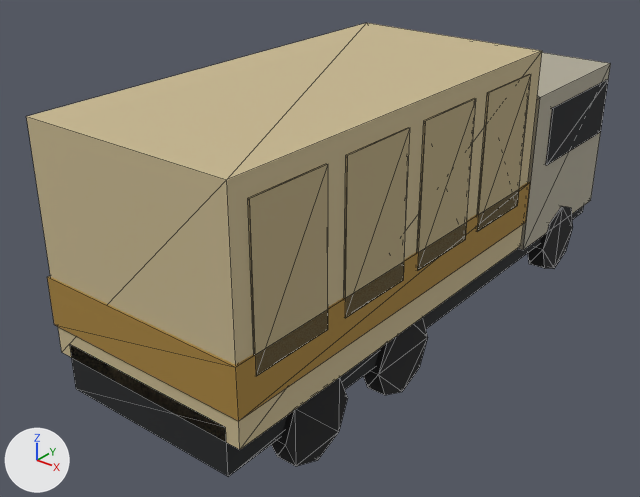
An edit to the glTF model project/models/car-bread.glb, drawn before and after from the same camera.
Before and after are seen from a 50 mm camera at (5.19, -7.53, 5.37) aimed at (-0.4, -0.55, 1.05). Every picture has the same lights, and +X, +Y and +Z are marked at lower left. The older version comes first. Mesh edges are drawn as thin lines. Vertices at exactly the same position are counted once.

Script lines for the objects in view, before the commit:
```python
ob_00__b0aa98_r320 = bpy.data.objects.new('00_#b0aa98_r320', me_00__b0aa98_r320)
ob_00__b0aa98_r320.location = (0.0, 0.0, 0.0)
ob_01__16181c_noshadow_r320 = bpy.data.objects.new('01_#16181c_noshadow_r320', me_01__16181c_noshadow_r320)
ob_01__16181c_noshadow_r320.location = (0.0, 0.0, 0.0)
ob_02__c8b890 = bpy.data.objects.new('02_#c8b890', me_02__c8b890)
ob_02__c8b890.location = (0.0, 0.0, 0.0)
ob_03__a8843c_noshadow = bpy.data.objects.new('03_#a8843c_noshadow', me_03__a8843c_noshadow)
ob_03__a8843c_noshadow.location = (0.0, 0.0, 0.0)
ob_04__b8a880_noshadow_r320 = bpy.data.objects.new('04_#b8a880_noshadow_r320', me_04__b8a880_noshadow_r320)
ob_04__b8a880_noshadow_r320.location = (0.0, 0.0, 0.0)
ob_05__1e2022 = bpy.data.objects.new('05_#1e2022', me_05__1e2022)
ob_05__1e2022.location = (0.0, 0.0, 0.0)
ob_06__141416_r320 = bpy.data.objects.new('06_#141416_r320', me_06__141416_r320)
ob_06__141416_r320.location = (0.0, 0.0, 0.0)
```
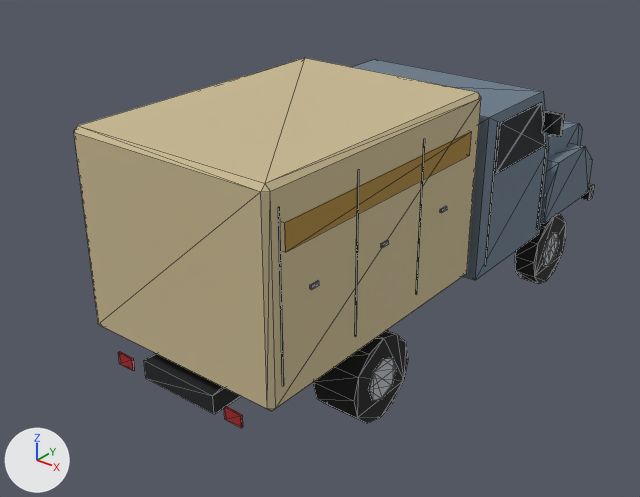
What differs and where, as boxes (x1, y1, x2, y2) in the pictures (640 x 497 px):
'08_#c8b890_r320', added (beige): after (74, 58, 481, 411)
'02_#c8b890', deleted (beige): before (26, 23, 542, 449)
'04_#b8a880_noshadow_r320', deleted (beige): before (248, 74, 531, 376)
'03_#a8843c_noshadow', deleted (brown): before (47, 182, 530, 421)
'00_#6a7a8a_r320', added: after (354, 60, 593, 280)
'06_#141416_r320', reshaped (16% narrower, 20% shorter): before (271, 206, 573, 466); after (313, 214, 566, 423)
'05_#1e2022', deleted: before (70, 206, 584, 476)
'00_#b0aa98_r320', deleted: before (520, 52, 611, 250)
'09_#a8843c_noshadow_r320', added (brown): after (284, 131, 472, 252)
'02_#1e2022_noshadow_r110', added: after (144, 111, 595, 414)
'01_#16181c_noshadow_r320', deleted (black): before (545, 80, 608, 165)
'01_#1a2026_noshadow_r320', added (black): after (495, 103, 546, 174)
'06_#b8bcc0_noshadow_r110', added: after (310, 206, 559, 401)
'07_#a3262c_noshadow_r110', added: after (118, 351, 243, 428)
part 1 of me_06__141416_r320, added (black): after (515, 214, 566, 284)
part 2 of me_06__141416_r320, added (black): after (313, 330, 408, 423)
part 3 of me_06__141416_r320, deleted (black): before (364, 317, 428, 395)
part 4 of me_06__141416_r320, deleted (black): before (528, 206, 573, 269)
part 5 of me_06__141416_r320, deleted (black): before (271, 378, 348, 466)

The change, as a list of edits to the scene's bpy script:
```text
Change mat_c8b890:
    mat_c8b890.base_color: (0.578, 0.479, 0.279) -> (0.586, 0.488, 0.284)  # beige #c8b890 -> beige #c9b991
    mat_c8b890.roughness: 0.9 -> 0.85
Change mat_a8843c:
    mat_a8843c.base_color: (0.392, 0.231, 0.0452) -> (0.399, 0.235, 0.0415)  # brown #a8843c -> brown #a98539
    mat_a8843c.roughness: 0.9 -> 0.85
Change mat_1e2022:
    mat_1e2022.base_color: (0.013, 0.0144, 0.016) -> (0.00902, 0.0104, 0.0119)  # black #1e2022 -> black #181a1c
    mat_1e2022.roughness: 0.9 -> 0.85
Change me_06__141416_r320:
    remove me_06__141416_r320.from_pydata(...)  # 96 vertices, 168 faces; spans x -1.06..1.06, y -2.85..3.05, z 0.0..0.9
    add me_06__141416_r320.from_pydata(...)  # 96 vertices, 176 faces; spans x -1.14..1.14, y -1.96..2.66, z 0.0..0.92
    me_06__141416_r320 part 1: a new loose piece, a 12-sided cylinder along x spanning x 0.88..1.14, y 1.74..2.66, z 0.0..0.92, in mat_141416 (black #0c0c0e)
    me_06__141416_r320 part 2: a new loose piece, a 12-sided cylinder along x spanning x 0.65..1.14, y -1.96..-1.04, z 0.0..0.92, in mat_141416 (black #0c0c0e)
    me_06__141416_r320 part 3: the loose piece of 16 vertices spanning x 0.84..1.06, y -1.45..-0.55, z 0.0..0.9 is deleted
    me_06__141416_r320 part 4: the loose piece of 16 vertices spanning x 0.84..1.06, y 2.15..3.05, z 0.0..0.9 is deleted
    me_06__141416_r320 part 5: the loose piece of 16 vertices spanning x 0.84..1.06, y -2.85..-1.95, z 0.0..0.9 is deleted
    other edits to the shape of me_06__141416_r320 do not show in these pictures
Remove ob_00__b0aa98_r320:
    ob_00__b0aa98_r320 = bpy.data.objects.new('00_#b0aa98_r320', me_00__b0aa98_r320)
Remove ob_01__16181c_noshadow_r320:
    ob_01__16181c_noshadow_r320 = bpy.data.objects.new('01_#16181c_noshadow_r320', me_01__16181c_noshadow_r320)
Remove ob_02__c8b890:
    ob_02__c8b890 = bpy.data.objects.new('02_#c8b890', me_02__c8b890)
Remove ob_03__a8843c_noshadow:
    ob_03__a8843c_noshadow = bpy.data.objects.new('03_#a8843c_noshadow', me_03__a8843c_noshadow)
Remove ob_04__b8a880_noshadow_r320:
    ob_04__b8a880_noshadow_r320 = bpy.data.objects.new('04_#b8a880_noshadow_r320', me_04__b8a880_noshadow_r320)
Remove ob_05__1e2022:
    ob_05__1e2022 = bpy.data.objects.new('05_#1e2022', me_05__1e2022)
Add ob_09__a8843c_noshadow_r320:
    ob_09__a8843c_noshadow_r320 = bpy.data.objects.new('09_#a8843c_noshadow_r320', me_09__a8843c)  # a box spanning x -1.15..1.15, y -2.9..-0.1, z 2.37..2.62; in mat_a8843c (brown #a98539)
    ob_09__a8843c_noshadow_r320.location = (0.0, 0.0, 0.0)
Add ob_08__c8b890_r320:
    ob_08__c8b890_r320 = bpy.data.objects.new('08_#c8b890_r320', me_08__c8b890)  # 24 vertices, 44 faces; spans x -1.14..1.14, y -3.1..0.1, z 0.94..2.97; in mat_c8b890 (beige #c9b991)
    ob_08__c8b890_r320.location = (0.0, 0.0, 0.0)
Add ob_07__a3262c_noshadow_r110:
    ob_07__a3262c_noshadow_r110 = bpy.data.objects.new('07_#a3262c_noshadow_r110', me_07__a3262c)  # a box spanning x -0.8..-0.6, y -3.12..-3.1, z 0.67..0.8; a box spanning x 0.6..0.8, y -3.12..-3.1, z 0.67..0.8; in mat_a3262c (red #a52128)
    ob_07__a3262c_noshadow_r110.location = (0.0, 0.0, 0.0)
Add ob_06__b8bcc0_noshadow_r110:
    ob_06__b8bcc0_noshadow_r110 = bpy.data.objects.new('06_#b8bcc0_noshadow_r110', me_06__b8bcc0)  # 112 vertices, 184 faces; spans x -1.16..1.16, y -2.6..2.43, z 0.23..1.96; in mat_b8bcc0_metal_0_6_rough_0_35 (light grey #b9bdc1)
    ob_06__b8bcc0_noshadow_r110.location = (0.0, 0.0, 0.0)
Add ob_02__1e2022_noshadow_r110:
    ob_02__1e2022_noshadow_r110 = bpy.data.objects.new('02_#1e2022_noshadow_r110', me_02__1e2022)  # 152 vertices, 228 faces; spans x -1.32..1.36, y -3.1..3.36, z 0.64..2.77; in mat_1e2022 (black #181a1c)
    ob_02__1e2022_noshadow_r110.location = (0.0, 0.0, 0.0)
Add ob_01__1a2026_noshadow_r320:
    ob_01__1a2026_noshadow_r320 = bpy.data.objects.new('01_#1a2026_noshadow_r320', me_01__1a2026)  # 24 vertices, 36 faces; spans x -1.15..1.15, y 0.5..1.8, z 1.97..2.57; in mat_1a2026_rough_0_2 (black #131a21)
    ob_01__1a2026_noshadow_r320.location = (0.0, 0.0, 0.0)
Add ob_00__6a7a8a_r320:
    ob_00__6a7a8a_r320 = bpy.data.objects.new('00_#6a7a8a_r320', me_00__6a7a8a)  # 44 vertices, 72 faces; spans x -1.14..1.14, y 0.25..3.22, z 0.82..2.67; in mat_6a7a8a (greyish blue #6a7b8b)
    ob_00__6a7a8a_r320.location = (0.0, 0.0, 0.0)
```
